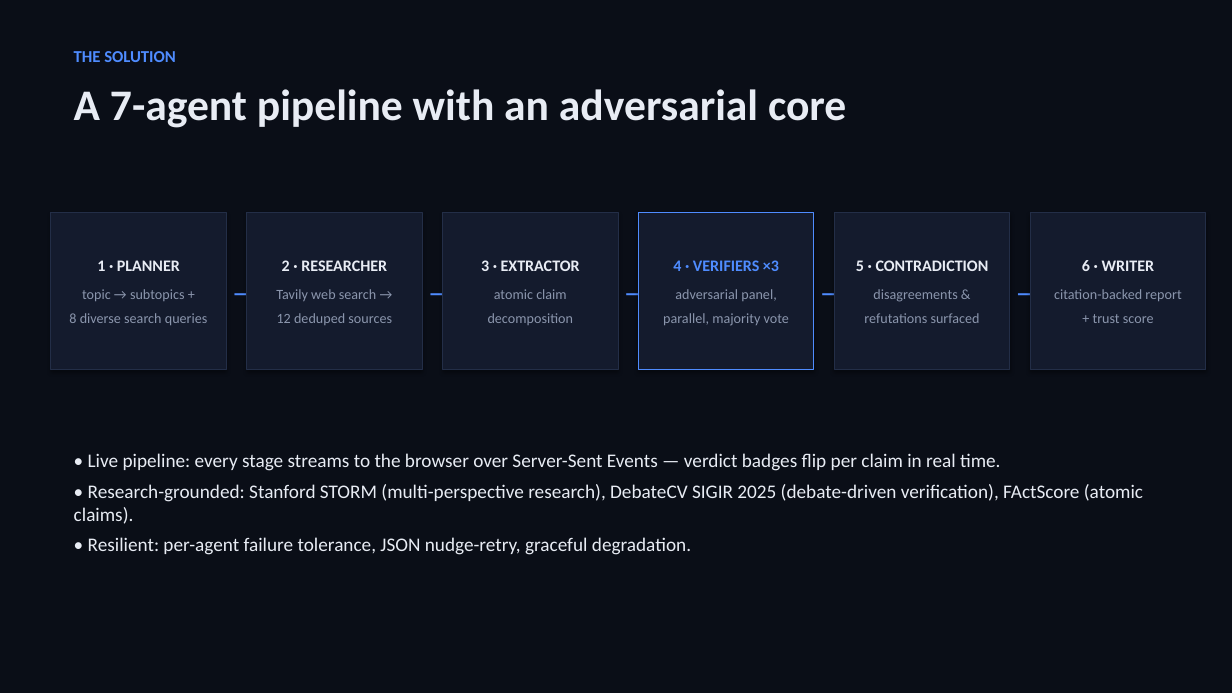
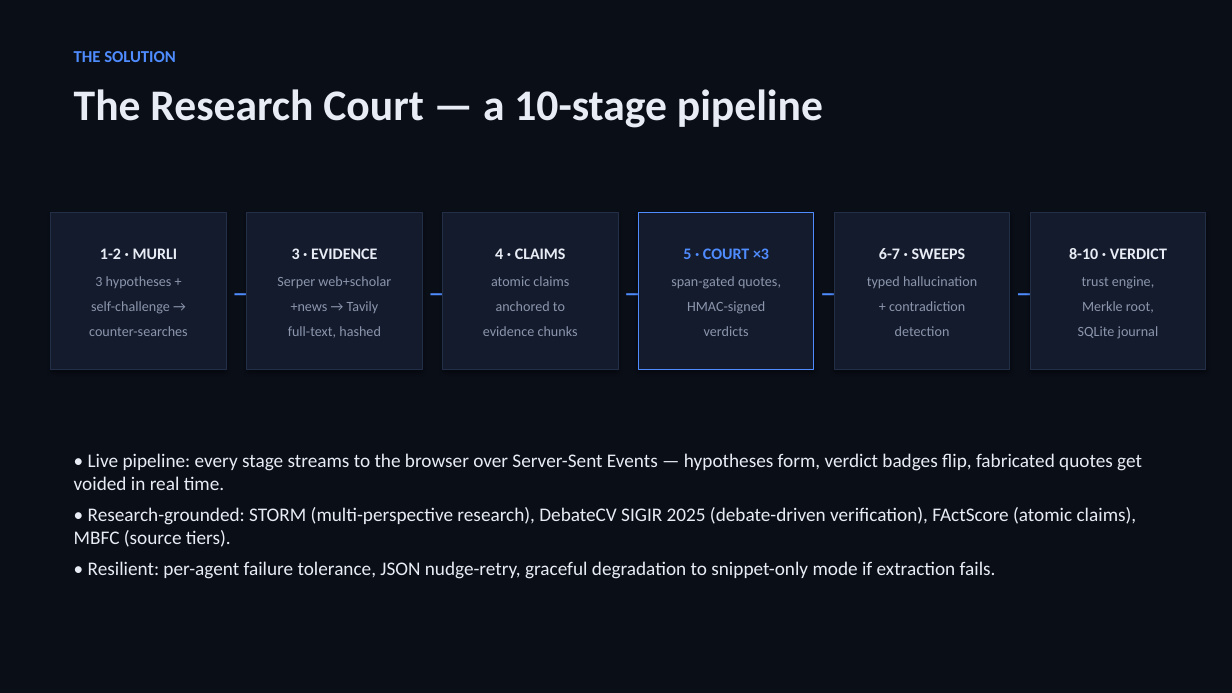
Before and after one commit to ArpitKumar8649/Innovahack_chapter1, a slide deck: slide 3 of submission/VeriFact_Deck.pptx. Drawn at 1232x693 pixels with LibreOffice and Linux fonts; fonts in the diff are those of the drawing. Boxes give left, top, right and bottom in pixels: in the first picture for what was removed or moved away, otherwise in the second. Text is boxed around its words. In the diff, an @@ line names an element or a change of style, - is before the commit and + after.

```diff
--- a/submission/VeriFact_Deck.pptx
+++ b/submission/VeriFact_Deck.pptx
@@ text at (74,89,823,128): text changed @@
-A 7-agent pipeline with an adversarial core
+The Research Court — a 10-stage pipeline
@@ text in rectangle at (89,248,188,336): text changed @@
-1 · PLANNER
-topic → subtopics +
-8 diverse search queries
+1-2 · MURLI
+3 hypotheses +
+self-challenge →
+counter-searches
@@ text in rectangle at (277,248,391,337): text changed @@
-2 · RESEARCHER
-Tavily web search →
-12 deduped sources
+3 · EVIDENCE
+Serper web+scholar
++news → Tavily
+full-text, hashed
@@ text in rectangle at (483,248,578,336): text changed @@
-3 · EXTRACTOR
-atomic claim
-decomposition
+4 · CLAIMS
+atomic claims
+anchored to
+evidence chunks
@@ text in rectangle at (671,248,781,336): text changed @@
-4 · VERIFIERS ×3
-adversarial panel,
-parallel, majority vote
+5 · COURT ×3
+span-gated quotes,
+HMAC-signed
+verdicts
@@ text in rectangle at (867,248,977,336): text changed @@
-5 · CONTRADICTION
-disagreements &
-refutations surfaced
+6-7 · SWEEPS
+typed hallucination
++ contradiction
+detection
@@ text in rectangle at (1069,248,1167,338): text changed @@
-6 · WRITER
-citation-backed report
-+ trust score
+8-10 · VERDICT
+trust engine,
+Merkle root,
+SQLite journal
@@ text at (74,453,1142,579): text changed @@
-• Live pipeline: every stage streams to the browser over Server-Sent Events — verdict badges flip per claim in real time.
-• Research-grounded: Stanford STORM (multi-perspective research), DebateCV SIGIR 2025 (debate-driven verification), FActScore (atomic claims).
-• Resilient: per-agent failure tolerance, JSON nudge-retry, graceful degradation.
+• Live pipeline: every stage streams to the browser over Server-Sent Events — hypotheses form, verdict badges flip, fabricated quotes get voided in real time.
+• Research-grounded: STORM (multi-perspective research), DebateCV SIGIR 2025 (debate-driven verification), FActScore (atomic claims), MBFC (source tiers).
+• Resilient: per-agent failure tolerance, JSON nudge-retry, graceful degradation to snippet-only mode if extraction fails.
```
Also in this commit, not shown: 4 other slides changed, 2 slides added, 2 slides removed, 17 other files.
